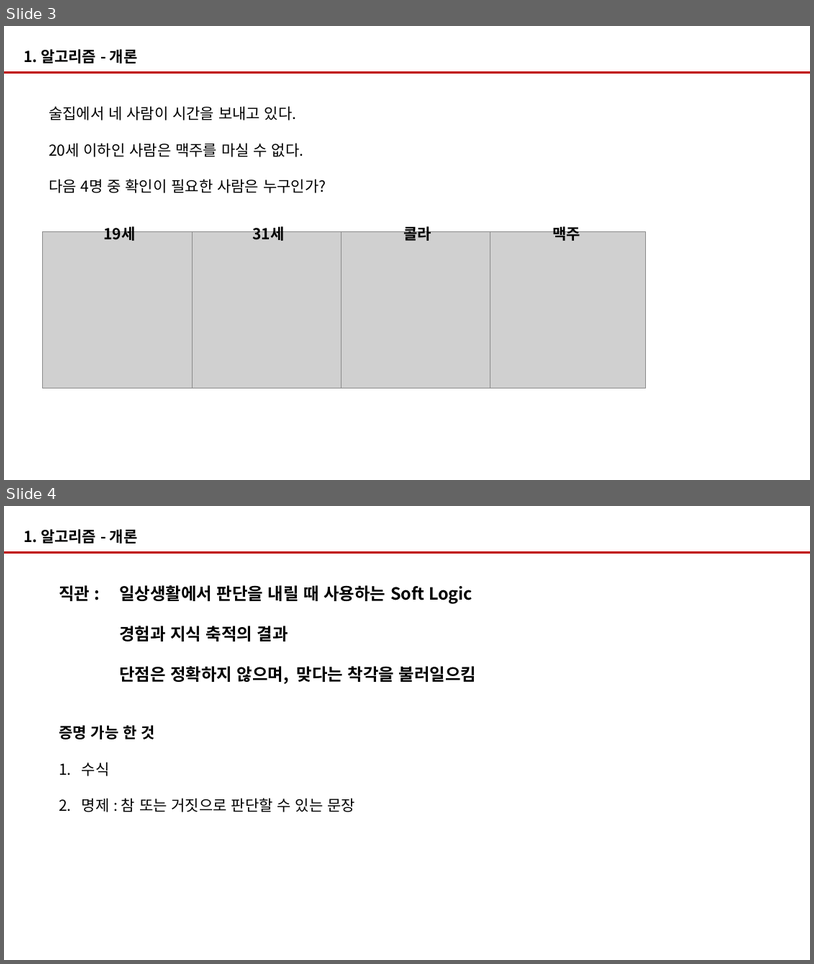
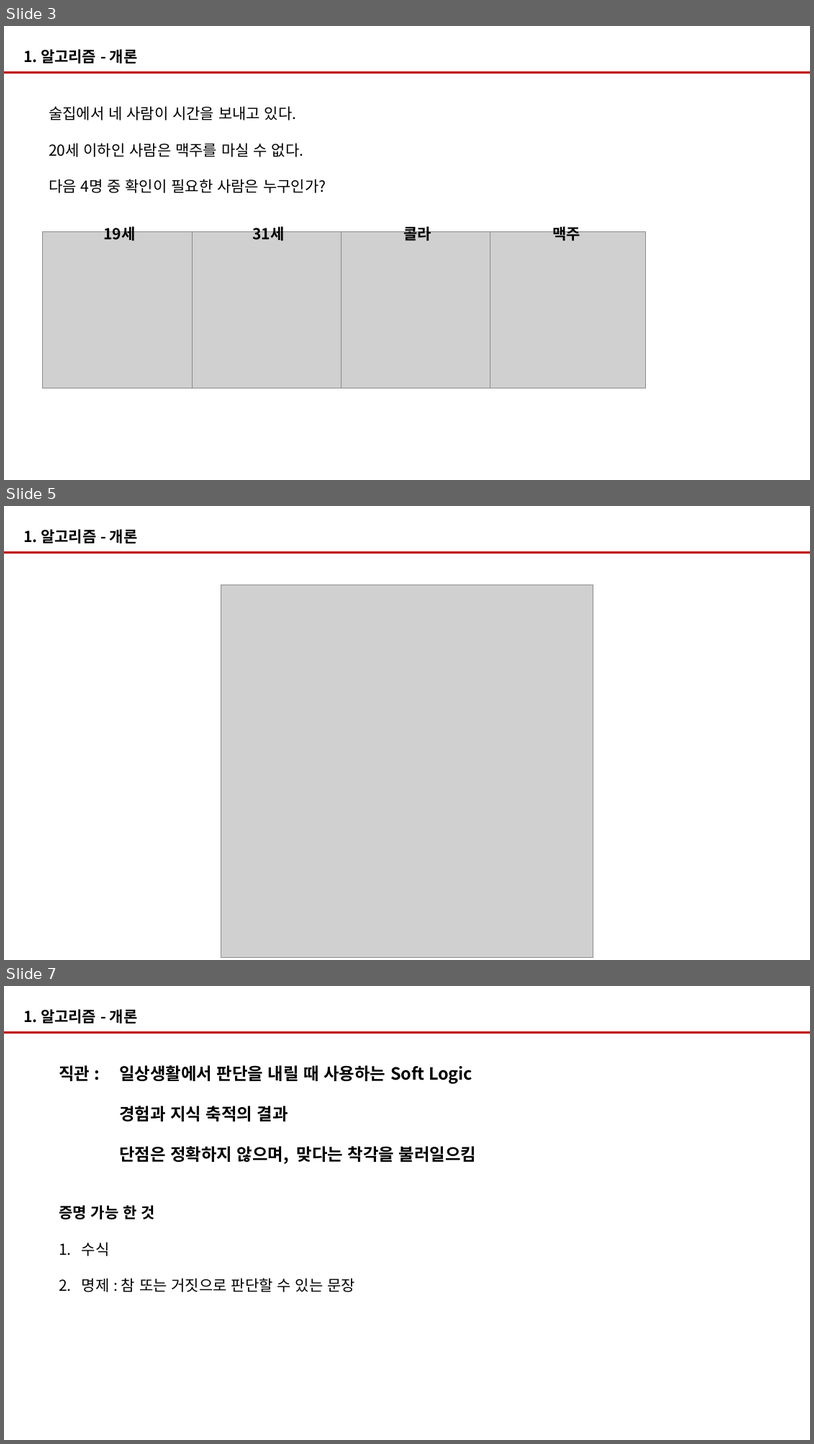
Before and after one commit to lectureazi/algorithm, a slide deck: 알고리즘수업자료.pptx. Shown one above the other, each under a label of ours: slides 3 and 4 before the commit, slides 3, 5 and 7 after it; the slides between them are not shown. The pictures are 814x964 and 814x1444 pixels, drawn with LibreOffice and Linux fonts; fonts in the diff are those of the drawing; grey boxes stand for pictures. Boxes give left, top, right and bottom in pixels: in the first picture for what was removed or moved away, otherwise in the second. Text is boxed around its words. In the diff, an @@ line names an element or a change of style, - is before the commit and + after.

```diff
--- a/알고리즘수업자료.pptx
+++ b/알고리즘수업자료.pptx
@@ slide 5 added at [4,506,810,960], background #FFFFFF @@
@@ text added at [23,529,138,543], 18 pt, text #000000, bold @@
+1. 알고리즘 - 개론
@@ line added from (4, 553) to (810, 553), #C00000 3 pt @@
@@ picture added at [221,584,593,957] @@
@@ what was slide 4 is now slide 7 @@
```
Also in this commit, not shown: 5 slides changed, 2 other slides added, 1 slide removed, 27 other files.
